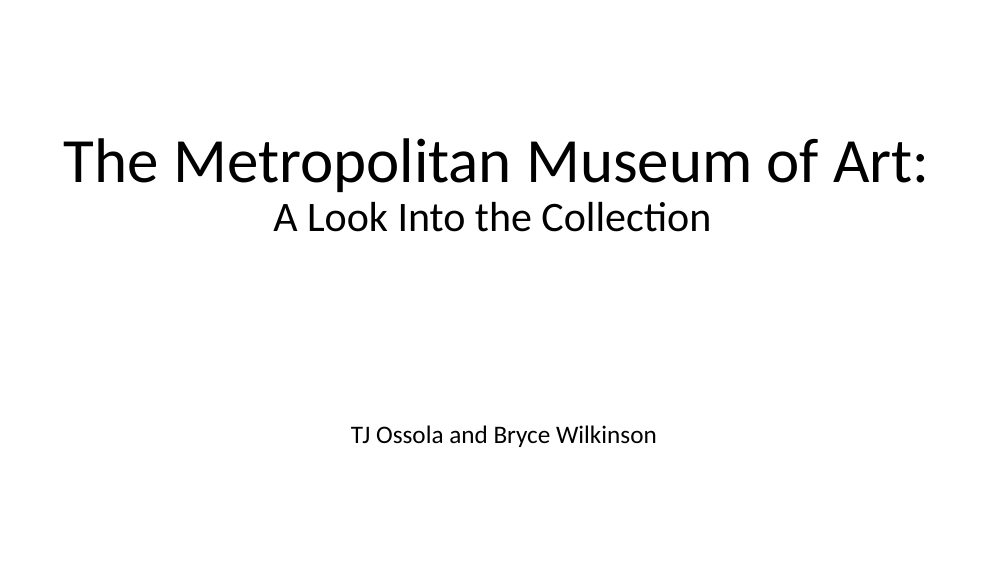
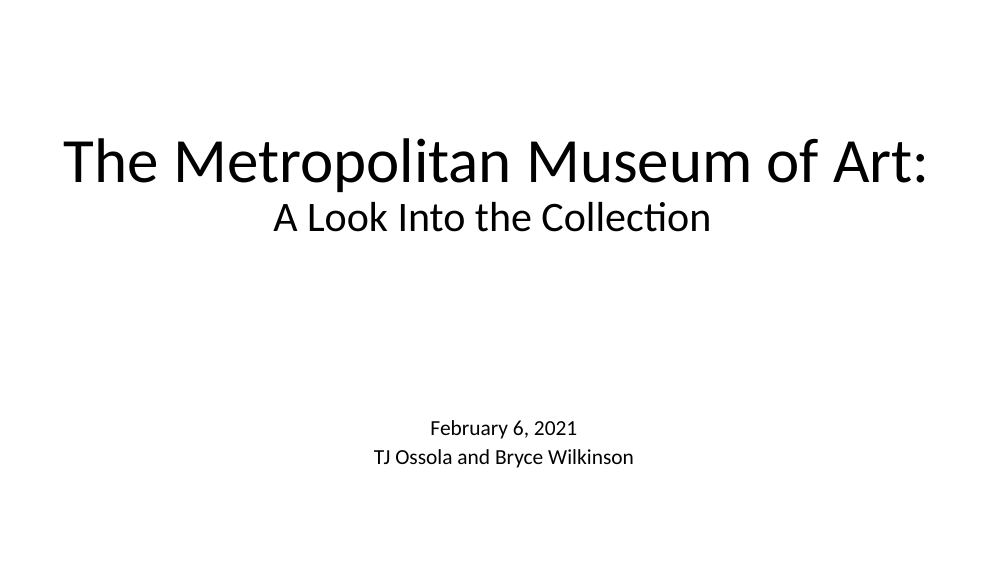
Before and after one commit to bjwlknsn/TheMetTeamProject, a slide deck: slide 1 of The Metropolitan Museum of Art.pptx. Drawn at 1008x567 pixels with LibreOffice and Linux fonts; fonts in the diff are those of the drawing; background and template pictures are left out. Boxes give left, top, right and bottom in pixels: in the first picture for what was removed or moved away, otherwise in the second. Text is boxed around its words. In the diff, an @@ line names an element or a change of style, - is before the commit and + after.

Commit message:
Added date to presentation.

```diff
--- a/The Metropolitan Museum of Art.pptx
+++ b/The Metropolitan Museum of Art.pptx
@@ subtitle at (374,449,634,468): size 24 to 20.4 pt in "TJ Ossola and Bryce Wilkinson"; line spacing 0.9 to 0.7 @@
@@ subtitle at (430,420,577,439): paragraph added @@
+February 6, 2021
```
